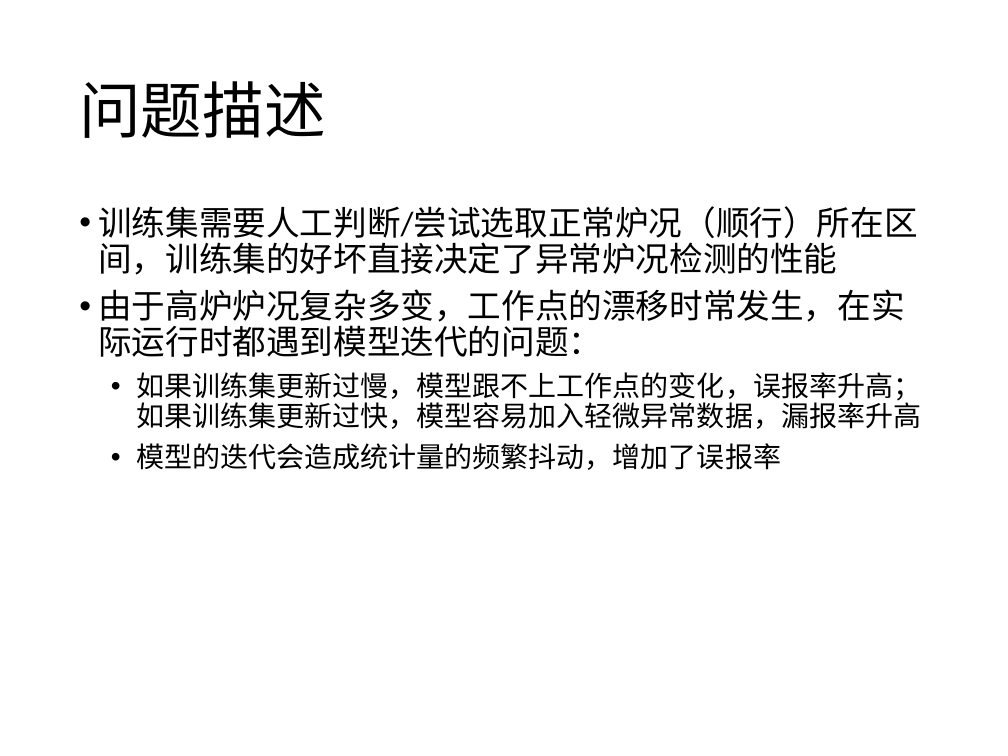
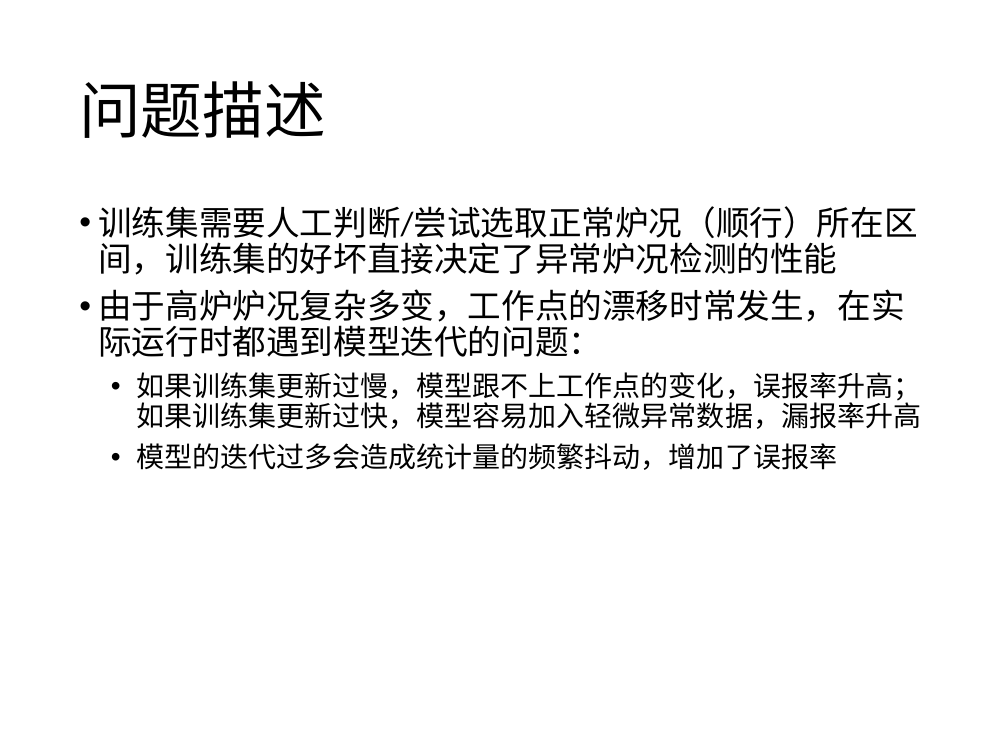
Before and after one commit to prm10/paper, a slide deck: slide 6 of presentation/msi.pptx (slide 5 before the commit). Drawn at 1008x756 pixels with LibreOffice and Linux fonts; fonts in the diff are those of the drawing. Boxes give left, top, right and bottom in pixels: in the first picture for what was removed or moved away, otherwise in the second. Text is boxed around its words. In the diff, an @@ line names an element or a change of style, - is before the commit and + after.

```diff
--- a/presentation/msi.pptx
+++ b/presentation/msi.pptx
@@ text at [136,443,837,470]: text changed @@
-    • 模型的迭代会造成统计量的频繁抖动，增加了误报率
+    • 模型的迭代过多会造成统计量的频繁抖动，增加了误报率
```
Also in this commit, not shown: 10 other slides changed, 6 slides added, 3 slides removed, 2 other files.
